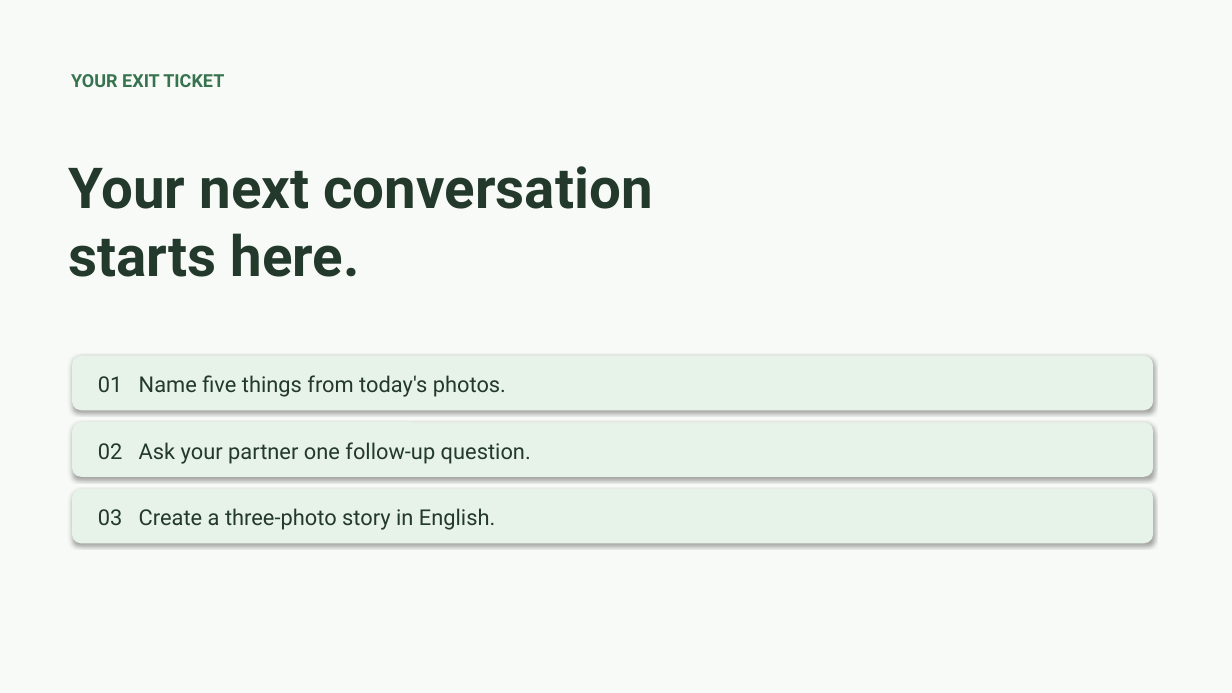
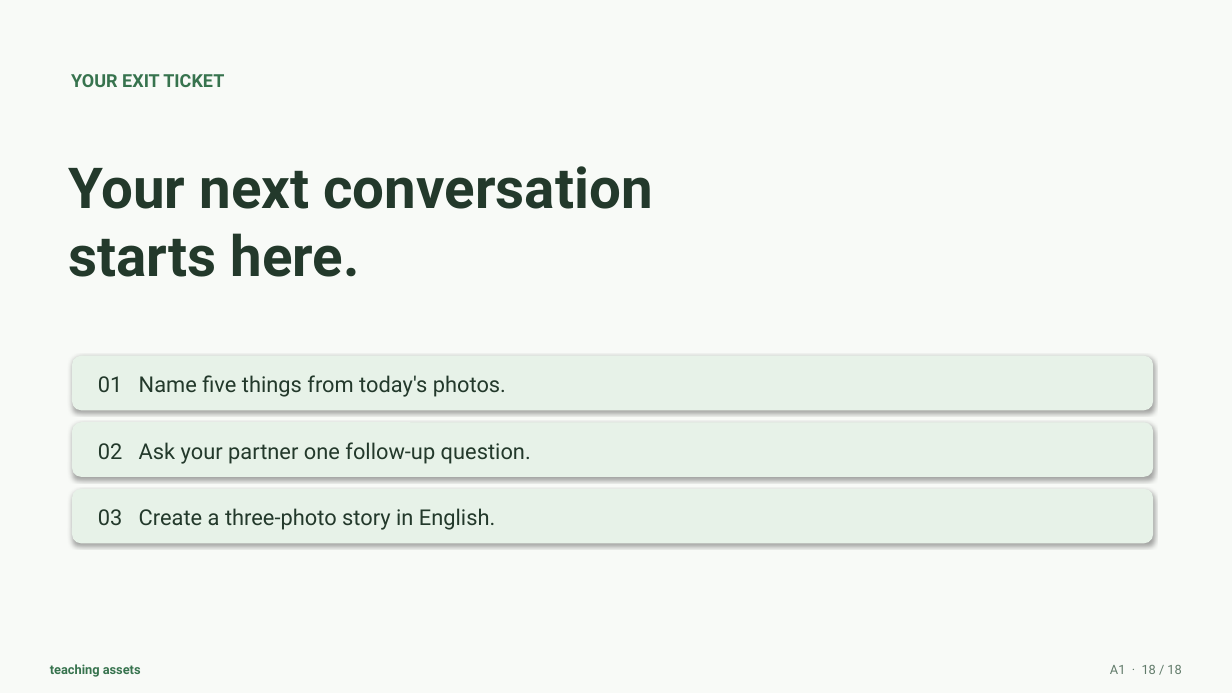
Before and after one commit to orelkrylatiy/teaching-assets, a slide deck: slide 18 of assets/packs/daily-routines/daily-routines-photo-lesson.pptx. Drawn at 1232x693 pixels with LibreOffice and Linux fonts; fonts in the diff are those of the drawing. Boxes give left, top, right and bottom in pixels: in the first picture for what was removed or moved away, otherwise in the second. Text is boxed around its words. In the diff, an @@ line names an element or a change of style, - is before the commit and + after.

```diff
--- a/assets/packs/daily-routines/daily-routines-photo-lesson.pptx
+++ b/assets/packs/daily-routines/daily-routines-photo-lesson.pptx
@@ text added at <box>50,664,141,677</box>, 10 pt, text #37734E, bold @@
+teaching assets
@@ text added at <box>1110,665,1181,674</box>, 10 pt, text #607A69 @@
+A1 · 18 / 18
```
Also in this commit, not shown: 13 other slides changed, 5 other files.
